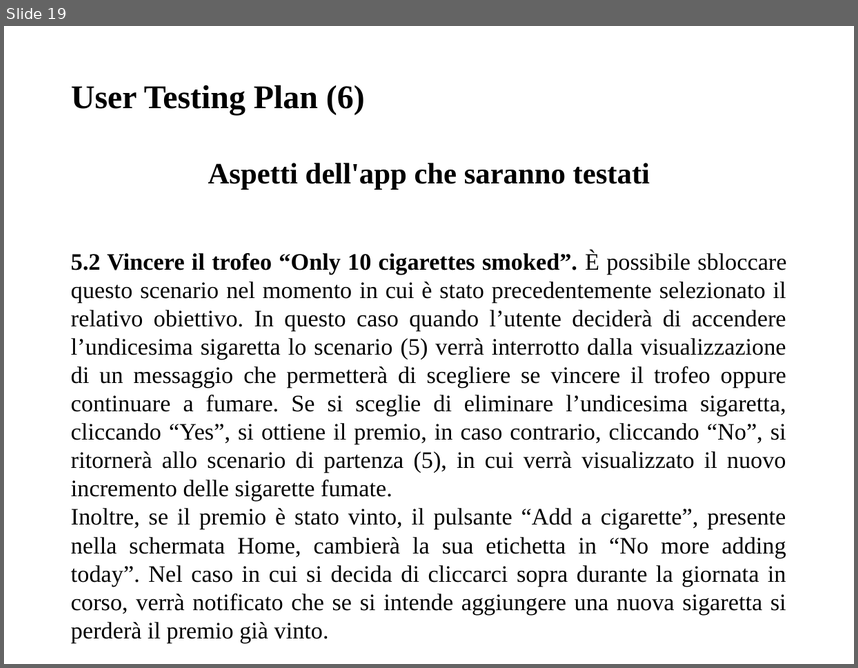
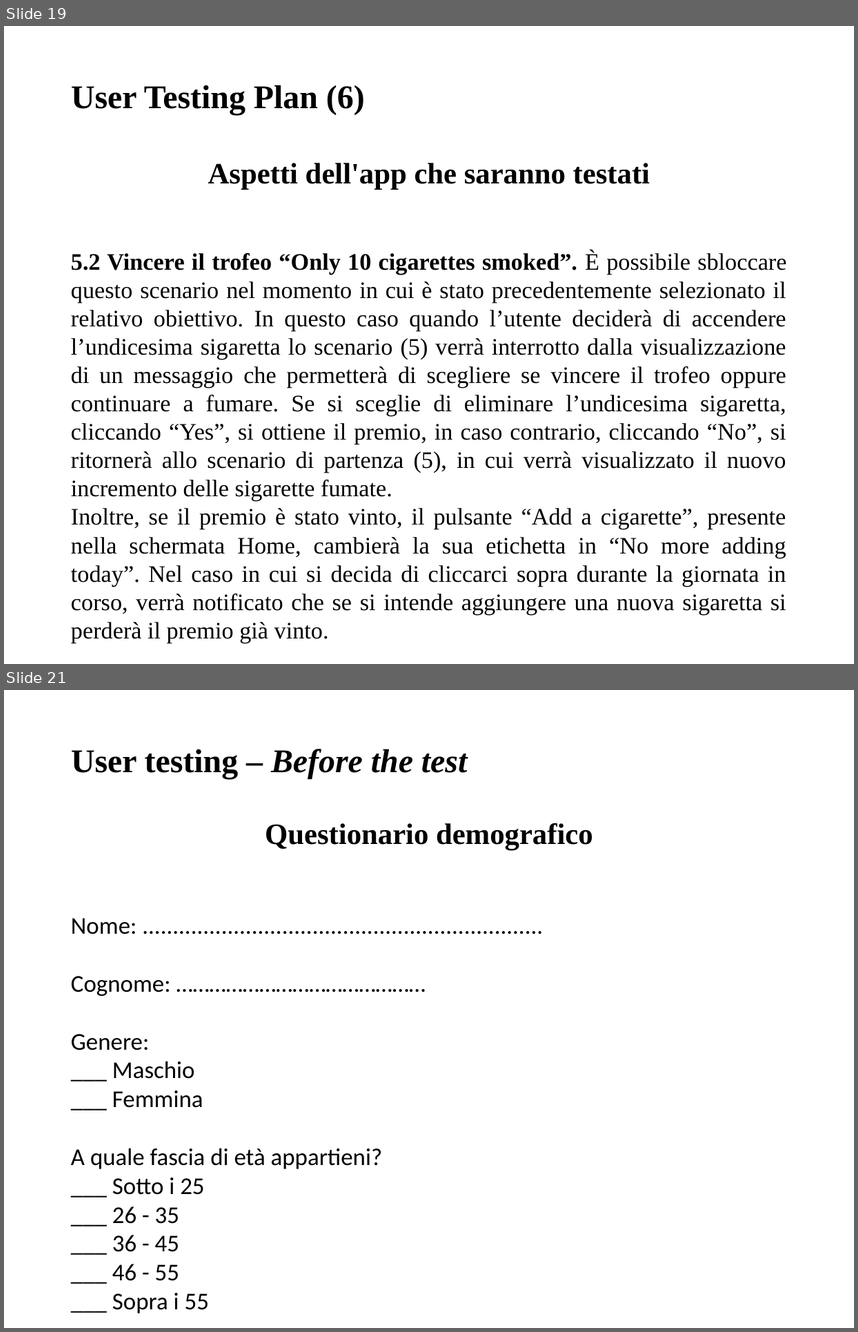
Before and after one commit to giusmastro91/Cognitive-systems, a slide deck: Prova_6/Leone_Mastrosimone_PresentazioneProgetto.pptx. Shown one above the other, each under a label of ours: slide 19 before the commit, slides 19 and 21 after it; the slides between them are not shown. The pictures are 858x668 and 858x1332 pixels, drawn with LibreOffice and Linux fonts; fonts in the diff are those of the drawing. Boxes give left, top, right and bottom in pixels: in the first picture for what was removed or moved away, otherwise in the second. Text is boxed around its words. In the diff, an @@ line names an element or a change of style, - is before the commit and + after.

```diff
--- a/Prova_6/Leone_Mastrosimone_PresentazioneProgetto.pptx
+++ b/Prova_6/Leone_Mastrosimone_PresentazioneProgetto.pptx
@@ slide 21 added at [4,690,854,1328], background #FFFFFF @@
@@ title added at [71,749,467,779], 28 pt, text #000000, bold, italic @@
+User testing – Before the test
@@ text added at [71,823,593,1310], 20.4 pt, text #000000 @@
+Questionario demografico
+Nome: ..................................................................
+Cognome: ………………………………………
+Genere:
+___ Maschio
+___ Femmina
+A quale fascia di età appartieni?
+___ Sotto i 25
+___ 26 - 35
+___ 36 - 45
+___ 46 - 55
+___ Sopra i 55
+Professione: …………………………………….
```
Also in this commit, not shown: 19 other slides added.
